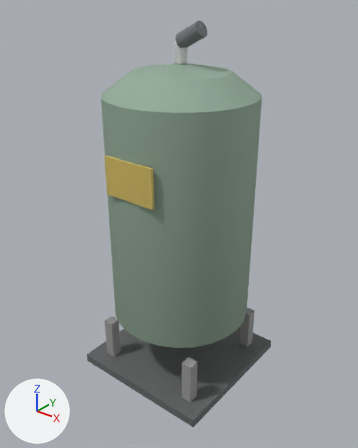
The glTF model models/kit/airReceiver_steel.glb as it was, and as the next commit left it.
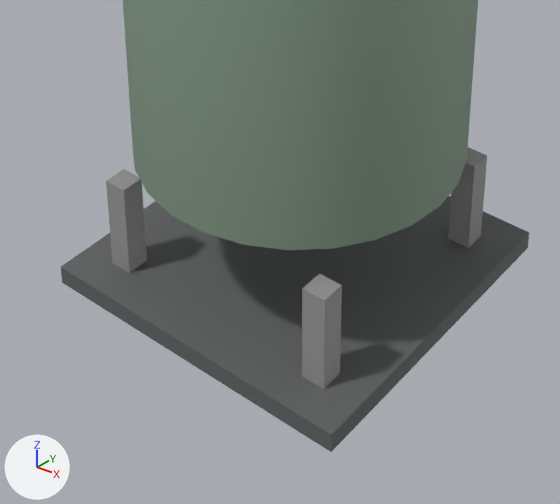
Each version appears first whole from a 50 mm lens placed at (1.57, -1.97, 2.15), pointed at (0.0, -0.02, 0.94), and next in a close-up on the part from 18% to 79% of the width and 56% to 100% of the height. The axes (+X, +Y, +Z) are drawn at lower left. The lights are the same throughout. The first two pictures are the older version. Vertices at exactly the same position are counted once.

In view in the first close-up: 'airReceiver_steel'.
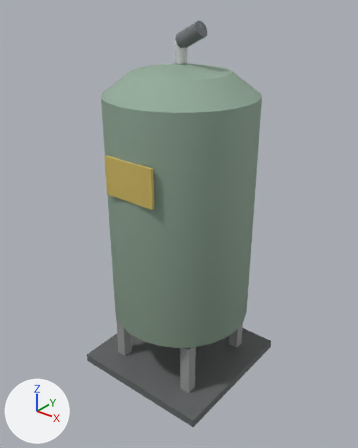
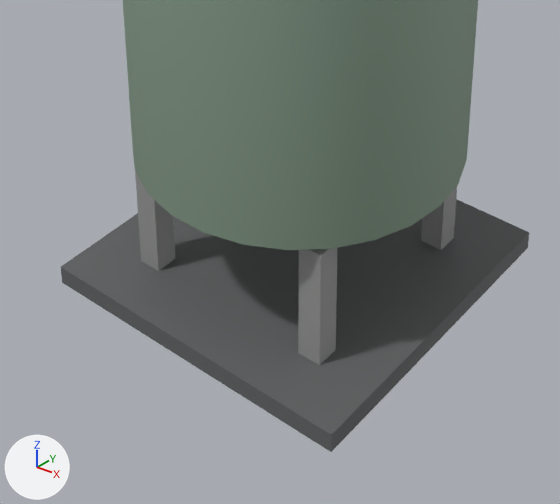
Where the change shows, as pixel boxes [x1, y1, x2, y2] in the close-ups (560 x 504 px; the box of a moved part takes in the faces that stretch with it):
part 1 of me_base, moved or reshaped: before [448, 147, 487, 248]; after [421, 186, 457, 250]
part 2 of me_base, moved or reshaped: before [106, 169, 147, 273]; after [135, 171, 175, 271]
part 3 of me_base, moved or reshaped: before [302, 274, 342, 389]; after [298, 248, 337, 365]

The change, as a list of edits to the scene's bpy script:
```text
Change me_base:
    where me_base.from_pydata(...)  # 218 vertices, 384 faces; spans x -0.42..0.42, y -0.42..0.44, z 0.0..2.0
    used by ob_airreceiver_steel; location = (0.0, 0.0, 0.0)
    me_base part 1: the loose piece of 8 vertices spanning x 0.27..0.33, y 0.27..0.33, z 0.05..0.3 is scaled about its middle by (1, 1, 1.24), then moved by (-0.05, -0.05, 0.03)
    me_base part 2: the loose piece of 8 vertices spanning x -0.33..-0.27, y -0.33..-0.27, z 0.05..0.3 is scaled about its middle by (1, 1, 1.24), then moved by (0.05, 0.05, 0.03)
    me_base part 3: the loose piece of 8 vertices spanning x 0.27..0.33, y -0.33..-0.27, z 0.05..0.3 is scaled about its middle by (1, 1, 1.24), then moved by (-0.05, 0.05, 0.03)
```
